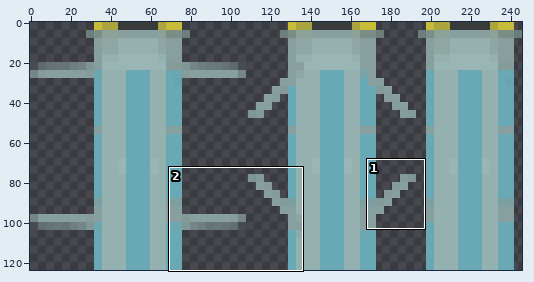
One commit to this sprite sheet: assets/bus_spritesheet.png. Above, an overview of the earlier version with the close-up marked.
Close-up. Before:
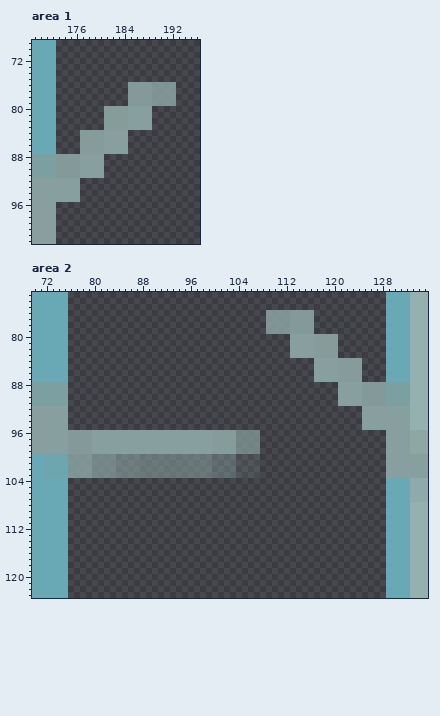
The file is 246x124 pixels. Pixels under 10% opacity are left out. Colours within 5 levels of each other are drawn and written as one. Shown: area 1: x 169..196, y 69..102; area 2: x 70..135, y 73..123. The commit also changed other parts of the picture, which this record leaves out.
After the commit:
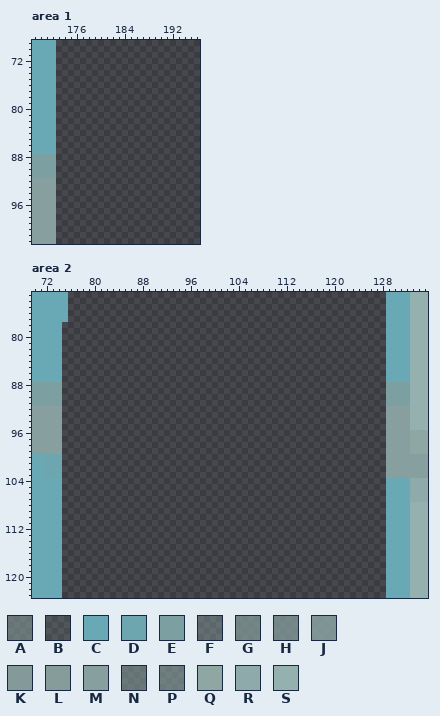
Palette (. is transparent): A #879e9e91  B #89a29b29  C #68a9b5  D #6ea6af  E #7c9fa2  F #86a09e6e  G #879f9db7  H #879f9ebd  J #879f9ee2  K #879f9ef1  L #879f9ef7  M #879f9e  N #88a09e8b  P #88a09e9e  Q #8ea7a2  R #8faaaa  S #94b1b0
From old to new:
Area 1:
Colour J is removed in rows 76 to 79 at x 189 to 192.
Colour K is removed in rows 76 to 79 at x 185 to 188; in rows 88 to 91 at x 173 to 176.
Colour L is removed in rows 80 to 83 at x 181 to 184; in rows 84 to 87 at x 177 to 180.
Colour M is removed in rows 80 to 83 at x 185 to 188; in rows 84 to 87 at x 181 to 184; in rows 88 to 91 at x 177 to 180; in rows 92 to 95 at x 173 to 176.
Area 2:
Colour A is removed in rows 100 to 103 at x 88 to 91 and 96 to 99.
Colour B is removed in rows 100 to 103 at x 104 to 107.
Colour C is removed in rows 78 to 87 at x 75; in rows 104 to 123 at x 75.
Colour D is removed in rows 100 to 103 at x 75.
Colour E is removed in rows 88 to 91 at x 75.
Colour F is removed in rows 100 to 103 at x 100 to 103.
Colour G is removed in rows 96 to 99 at x 104 to 107.
Colour H is removed in rows 100 to 103 at x 80 to 83.
Colour J is removed in rows 76 to 79 at x 109 to 112; in rows 100 to 103 at x 76 to 79.
Colour K is removed in rows 76 to 79 at x 113 to 116; in rows 88 to 91 at x 125 to 128; in rows 96 to 99 at x 76 to 79.
Colour L is removed in rows 80 to 83 at x 117 to 120; in rows 84 to 87 at x 121 to 124; in rows 96 to 99 at x 100 to 103.
Colour M is removed in rows 80 to 83 at x 113 to 116; in rows 84 to 87 at x 117 to 120; in rows 88 to 91 at x 121 to 124; in rows 92 to 95 at x 75 and 125 to 128; in rows 96 to 99 at x 75 and 80 to 99.
Colour N is removed in rows 100 to 103 at x 92 to 95.
Colour P is removed in rows 100 to 103 at x 84 to 87.
Changed places in both close-ups, as pixel boxes (x1, y1, x2, y2):
erased: (56, 82, 176, 202)
erased: (266, 310, 386, 430)
erased: (62, 322, 260, 598)
